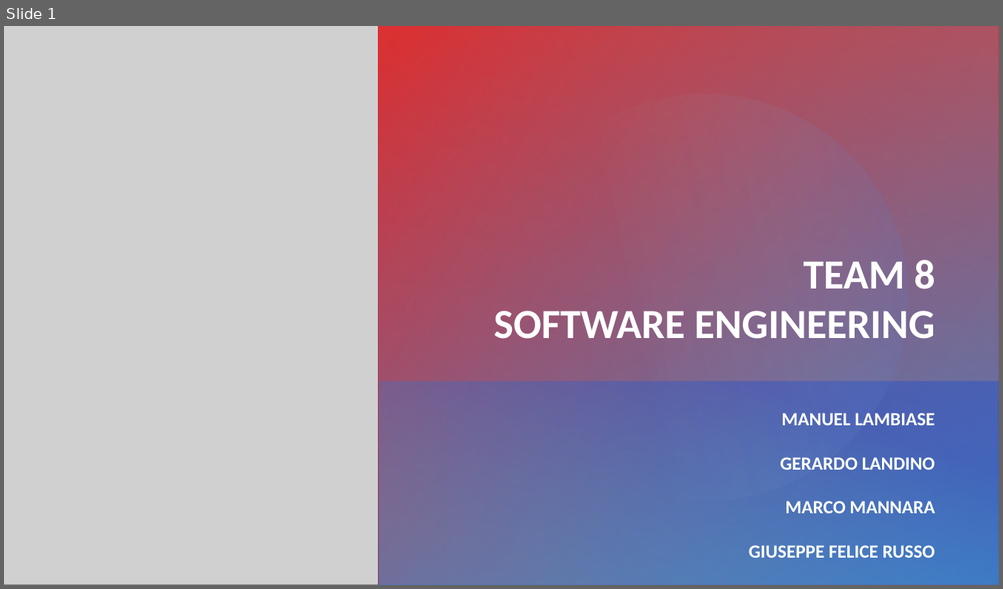
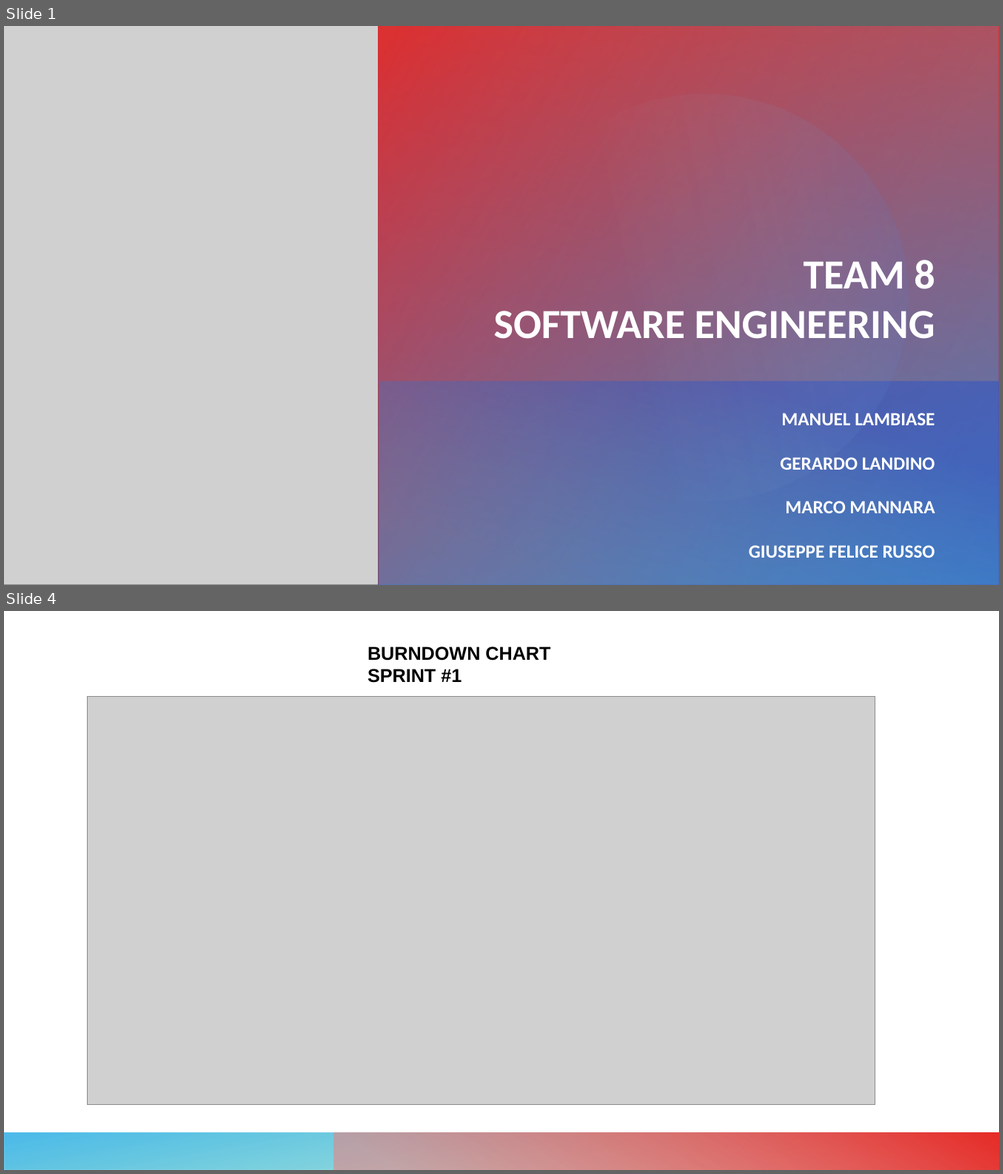
Before and after one commit to giuseppefrusso/Team8SE, a slide deck: Team 8.pptx. Shown one above the other, each under a label of ours: slide 1 before the commit, slides 1 and 4 after it; the slides between them are not shown. The pictures are 1003x589 and 1003x1174 pixels, drawn with LibreOffice and Linux fonts; fonts in the diff are those of the drawing; grey boxes stand for pictures. Boxes give left, top, right and bottom in pixels: in the first picture for what was removed or moved away, otherwise in the second. Text is boxed around its words. In the diff, an @@ line names an element or a change of style, - is before the commit and + after.

```diff
--- a/Team 8.pptx
+++ b/Team 8.pptx
@@ slide 4 added at [4, 611, 999, 1170], background #FFFFFF; not listed: 2 template elements that a slide beside it also shows @@
@@ text added at [367, 647, 550, 683], 18 pt, text #000000, bold @@
+BURNDOWN CHART SPRINT #1
@@ picture added at [87, 696, 875, 1105] @@
```
Also in this commit, not shown: 1 slide changed, 6 other slides added, 14 slides removed.
